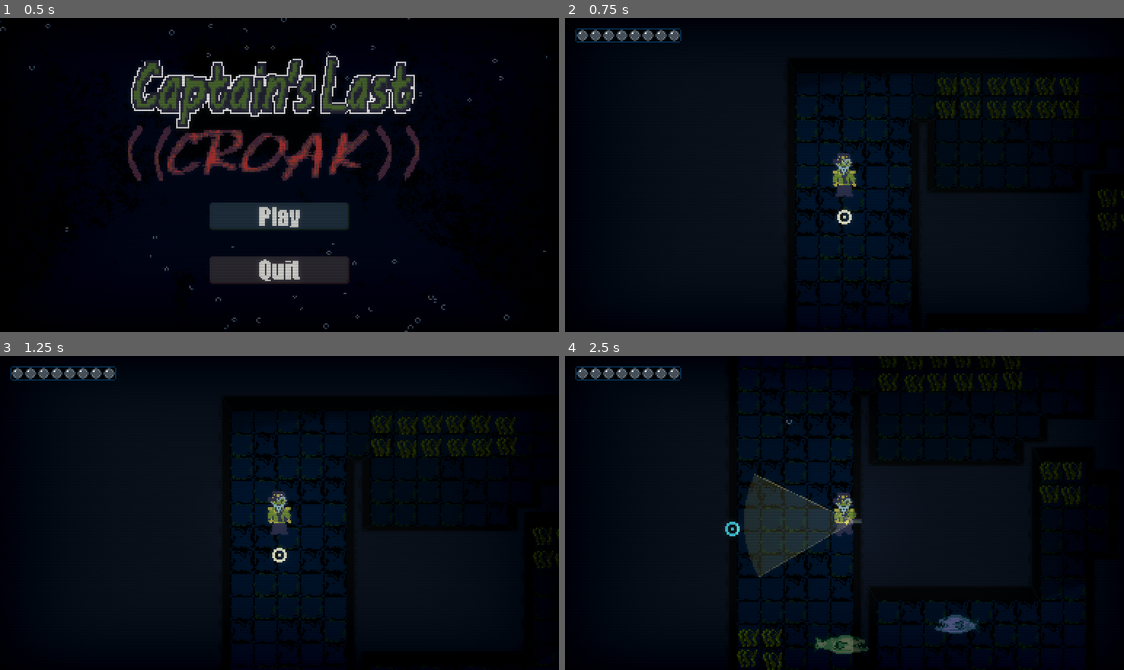
Above: before the commit, frames 1-4 (two rows, left to right).
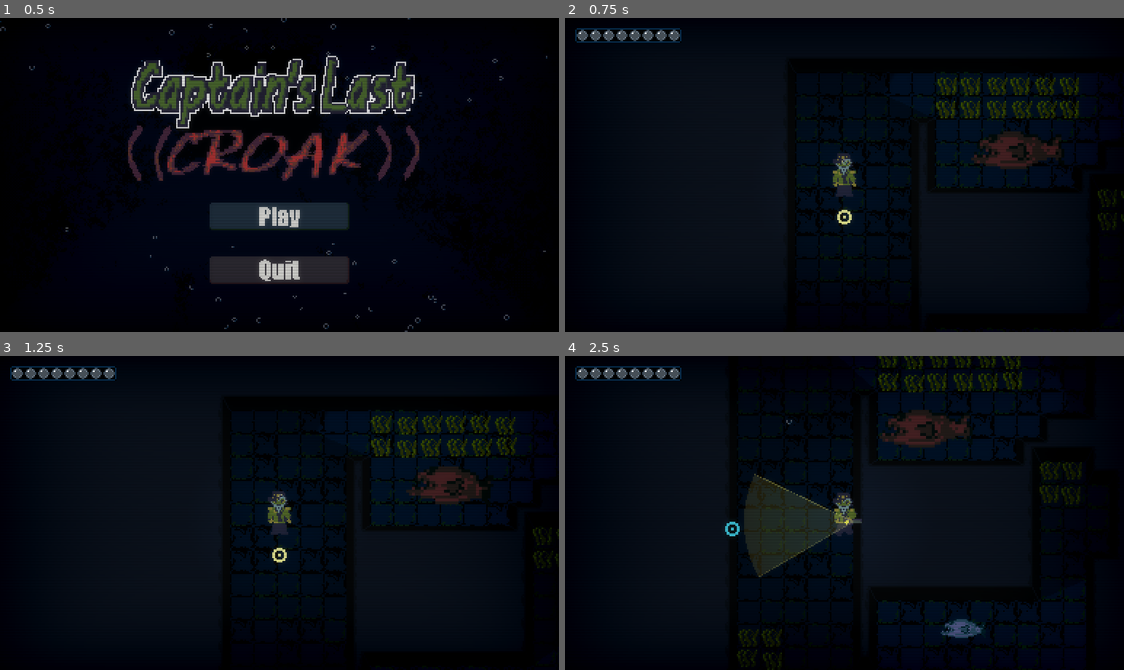
Above: after the commit, the same moments.

Repository: jablonskibrandan/GodotWild98
Game: Godot game, scene res://scenes/main_menu.tscn
The game is run twice, just before and just after one commit, with the same random seed, the same clock (stepped at 60 frames per second) and the same inputs. Sound files missing from this copy of the repository are replaced by a short silence.
Inputs (mouse positions are in pixels of both pictures, inside the frame that each line leads up to):
- Up to frame 1 (0.5 s): no input
- Up to frame 2 (0.75 s): click (844, 215) at 0.5 s
- Up to frame 3 (1.25 s): no input
- Up to frame 4 (2.5 s): move the mouse to (967, 497) at 1.27 s; hold D (move_right) 1.28-2.03 s; hold F (flashlight_toggle) 1.28-2.03 s; move the mouse to (732, 528) at 2.02 s; hold S (move_down) from 2.03 s (still down); right-click (732, 528) at 2.1 s

Frame 1 is identical in both runs. In frame 2, 1.5% of the frame differs, in the area x 47-92%, y 19-66%; in frame 3, 1.4%; in frame 4, 2.3%, in the area x 30-82%, y 0-100%.

Commit message:
updated flashlight monster attention

Diff:
--- a/scenes/floor_one.tscn
+++ b/scenes/floor_one.tscn
@@ -16,7 +16,7 @@
 [ext_resource type="Script" uid="uid://0h04okl3wdaf" path="res://scripts/tools/naval_mine_tool.gd" id="11_tc85r"]
 [ext_resource type="PackedScene" uid="uid://d1jgjcardmcp1" path="res://scenes/player.tscn" id="12_2q86r"]
 [ext_resource type="PackedScene" path="res://scenes/bubble_bar.tscn" id="12_bubble_bar"]
-[ext_resource type="PackedScene" uid="uid://cqjl0cwe3lhux" path="res://scenes/monsters/yellow_monster.tscn" id="16_fio2n"]
+[ext_resource type="PackedScene" uid="uid://bwpdxk16drrhm" path="res://scenes/monsters/red_monster.tscn" id="16_bkyrt"]
 [ext_resource type="Shader" uid="uid://bogy8vvctkjss" path="res://visuals/crt_shader.gdshader" id="17_ap1ie"]
 [ext_resource type="PackedScene" uid="uid://dm48ti74qwqcc" path="res://scenes/monsters/base_blue_monster.tscn" id="18_8uit6"]
 [ext_resource type="Texture2D" uid="uid://qud7y6guapj7" path="res://visuals/ui/bubble_bar.png" id="19_tc85r"]
@@ -636,11 +636,11 @@
 y_sort_enabled = true
 script = ExtResource("10_0sur2")
 
-[node name="Blue_Monster" parent="MonsterManager" unique_id=447894495 instance=ExtResource("18_8uit6")]
-position = Vector2(182, 269)
-
-[node name="Yellow_Monster" parent="MonsterManager" unique_id=1600488408 instance=ExtResource("16_fio2n")]
-position = Vector2(80, 288)
+[node name="Red_Monster" parent="MonsterManager" unique_id=447894495 instance=ExtResource("16_bkyrt")]
+position = Vector2(169, 118)
+
+[node name="Blue_Monster" parent="MonsterManager" unique_id=1644888995 instance=ExtResource("18_8uit6")]
+position = Vector2(187, 270)
 
 [node name="TargetCursor" type="Node2D" parent="." unique_id=1575986569]
 script = ExtResource("6_target")
--- a/scenes/monsters/red_monster.tscn
+++ b/scenes/monsters/red_monster.tscn
@@ -6,15 +6,8 @@
 radius = 20.0
 chase_speed = 35.0
 wander_speed = 6.0
+wander_distance = 40.0
 
-[node name="TargetFinder" parent="." index="0" unique_id=1955017602]
-vision = null
-field_of_vision = null
-hearing = null
-memory = null
-focus = null
-chosen_priority = null
-
-[node name="AnimatedSprite2D" parent="." index="2" unique_id=174872278]
+[node name="AnimatedSprite2D" parent="." index="0" unique_id=174872278]
 modulate = Color(0.42745098, 0.18431373, 0.1254902, 1)
-scale = Vector2(1.5, 1.5)
+scale = Vector2(2, 2)
--- a/scripts/monsters/base_monster.gd
+++ b/scripts/monsters/base_monster.gd
@@ -67,12 +67,12 @@
 func face_left():
 	animated_sprite.flip_h = false
 	target_finder.facing = Vector2.LEFT
-	target_finder.bite_area.position = Vector2(-8, 0)
+	target_finder.bite_area.position = Vector2(-radius*0.8, 0)
 
 func face_right():
 	animated_sprite.flip_h = true
 	target_finder.facing = Vector2.RIGHT
-	target_finder.bite_area.position = Vector2(8, 0)
+	target_finder.bite_area.position = Vector2(radius*0.8, 0)
 
 func on_animation_finished():
 	if animation_locked:
--- a/scripts/monsters/monster_target_finder.gd
+++ b/scripts/monsters/monster_target_finder.gd
@@ -68,18 +68,18 @@
 			focus_vision *= (1 + focus)
 			sneaking = false
 
-		var spotted := see(player.global_position, focus_vision, sneaking)
+		var spotted := see(player, player.global_position, focus_vision, sneaking)
 		if !spotted:
 			for beam_position in flashlight_beam_positions:
-				spotted = see(beam_position, focus_vision, false)
+				spotted = see(player.flashlight_sprite, beam_position, focus_vision, false, 0.1)
 				if spotted:
 					break
 
-func see(target_position: Vector2, effective_vision: float, sneaking: bool) -> bool:
+func see(target_node: Node2D, target_position: Vector2, effective_vision: float, sneaking: bool, priority_mult: float = 1.0) -> bool:
 	var distance := global_position.distance_to(target_position)
 	if distance <= effective_vision && has_line_of_sight(target_position, sneaking):
-		var priority := int((effective_vision-distance))
-		notice(player, priority, target_position)
+		var priority := int((effective_vision-distance) * priority_mult)
+		notice(target_node, priority, target_position)
 		return true
 	return false
 
